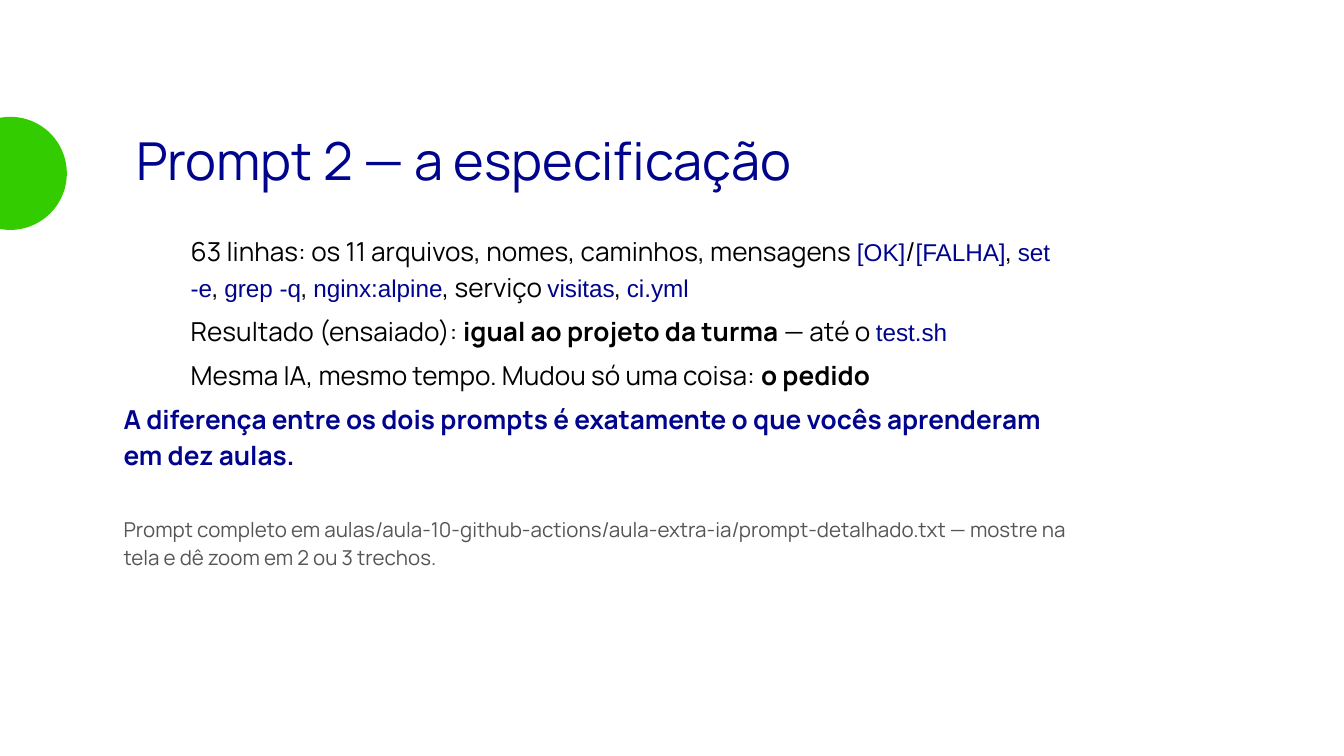
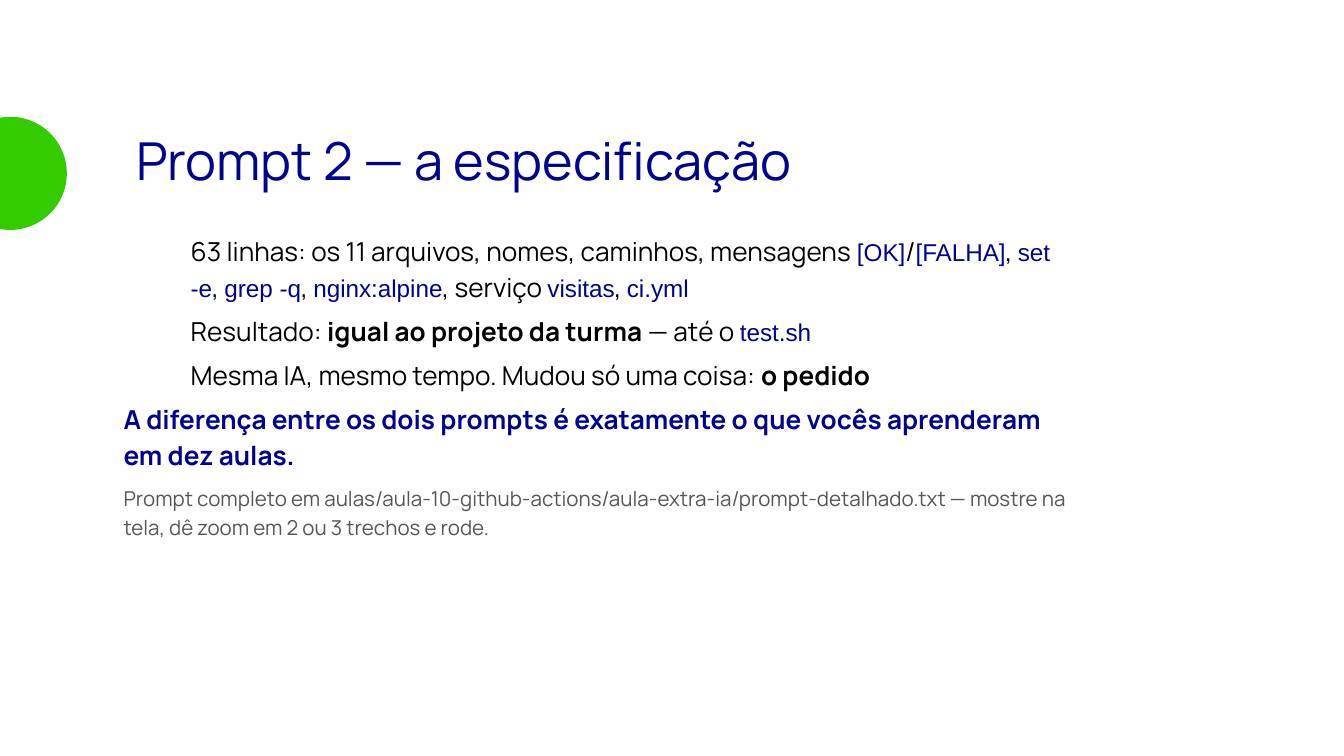
Before and after one commit to viniciusnavarro/bootcamp-devops-2026, a slide deck: slide 5 of aulas/aula-10-github-actions/aula-extra-ia/slides/aula-extra.odp. Drawn at 1344x756 pixels with LibreOffice and Linux fonts; fonts in the diff are those of the drawing; background and template pictures are left out. Boxes give left, top, right and bottom in pixels: in the first picture for what was removed or moved away, otherwise in the second. Text is boxed around its words. In the diff, an @@ line names an element or a change of style, - is before the commit and + after.

```diff
--- a/aulas/aula-10-github-actions/aula-extra-ia/slides/aula-extra.odp
+++ b/aulas/aula-10-github-actions/aula-extra-ia/slides/aula-extra.odp
@@ text at box(191, 320, 811, 348): text changed @@
-● Resultado (ensaiado): igual ao projeto da turma — até o test.sh
+● Resultado: igual ao projeto da turma — até o test.sh
@@ text at box(124, 491, 1066, 537): text changed @@
-Prompt completo em aulas/aula-10-github-actions/aula-extra-ia/prompt-detalhado.txt — mostre na tela e dê zoom em 2 ou 3 trechos.
+Prompt completo em aulas/aula-10-github-actions/aula-extra-ia/prompt-detalhado.txt — mostre na tela, dê zoom em 2 ou 3 trechos e rode.
```
Also in this commit, not shown: 3 other files.
